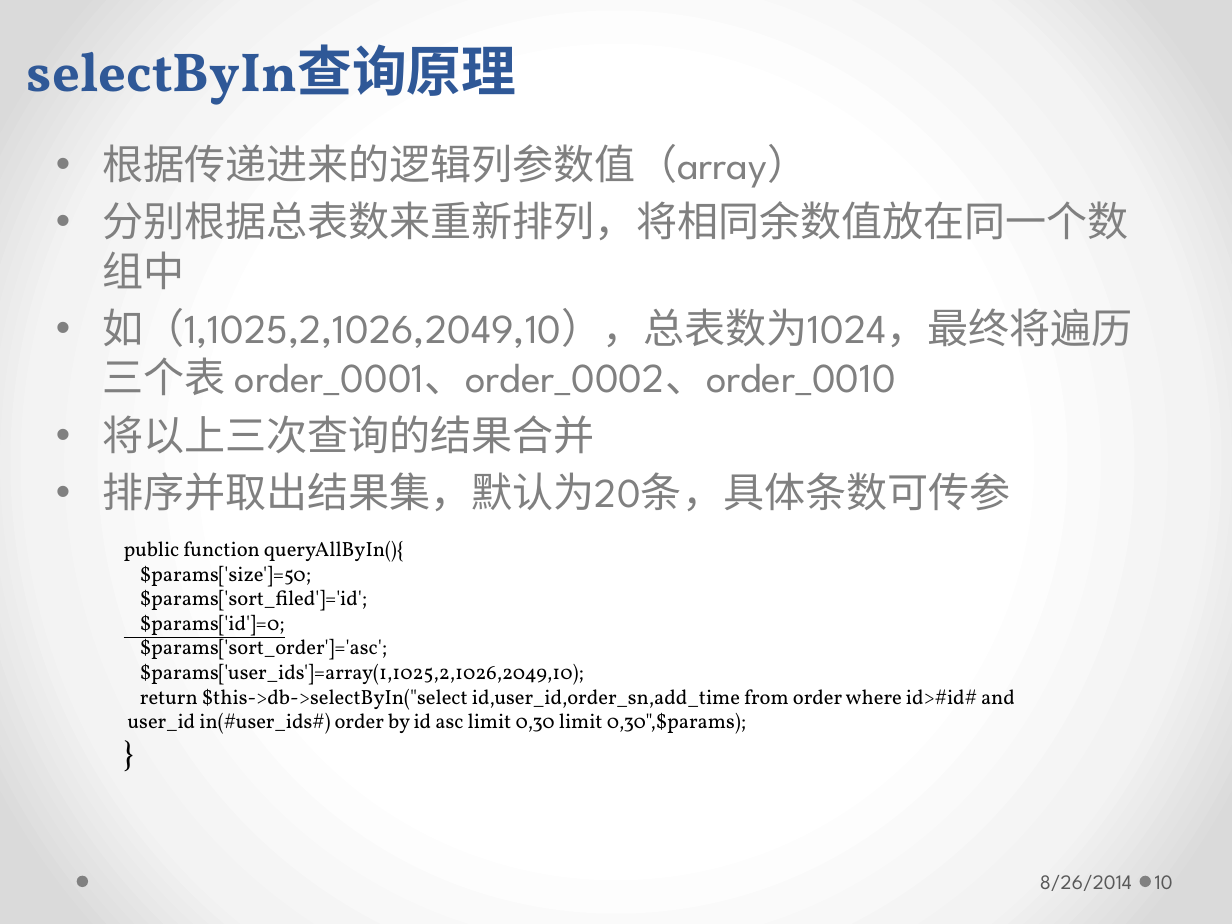
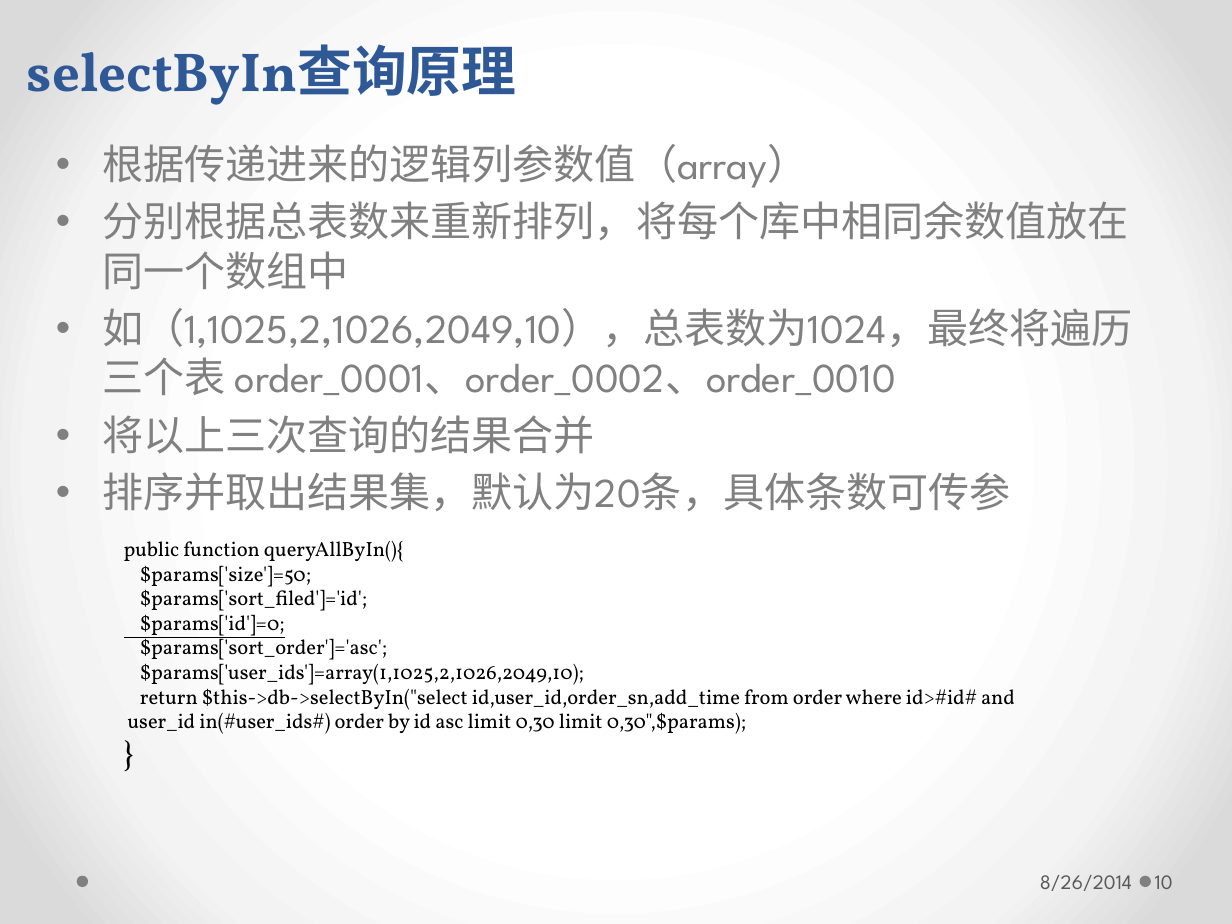
Before and after one commit to longhaisheng/dbroute, a slide deck: slide 10 of dbroute.pptx. Drawn at 1232x924 pixels with LibreOffice and Linux fonts; fonts in the diff are those of the drawing. Boxes give left, top, right and bottom in pixels: in the first picture for what was removed or moved away, otherwise in the second. Text is boxed around its words. In the diff, an @@ line names an element or a change of style, - is before the commit and + after.

```diff
--- a/dbroute.pptx
+++ b/dbroute.pptx
@@ text at box(102, 201, 1129, 290): text changed @@
-• 分别根据总表数来重新排列，将相同余数值放在同一个数组中
+• 分别根据总表数来重新排列，将每个库中相同余数值放在同一个数组中
```
Also in this commit, not shown: 5 other slides changed.
